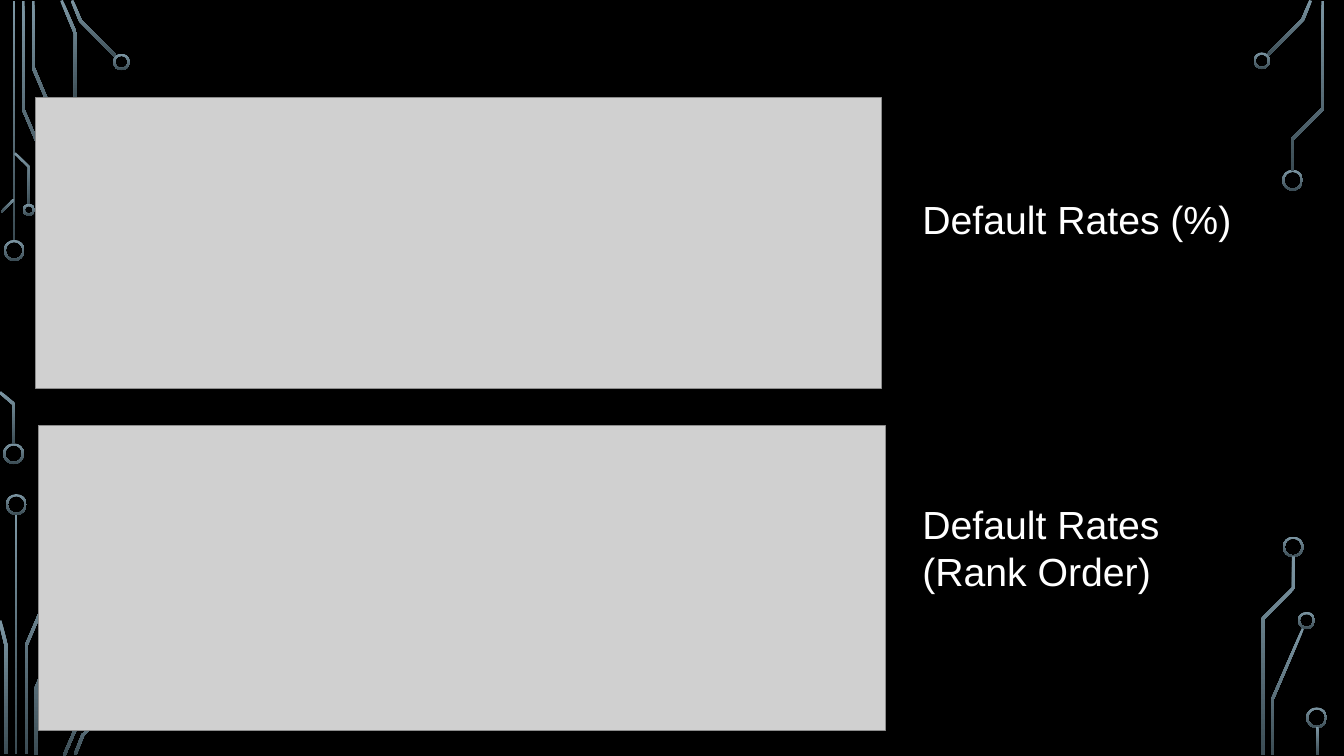
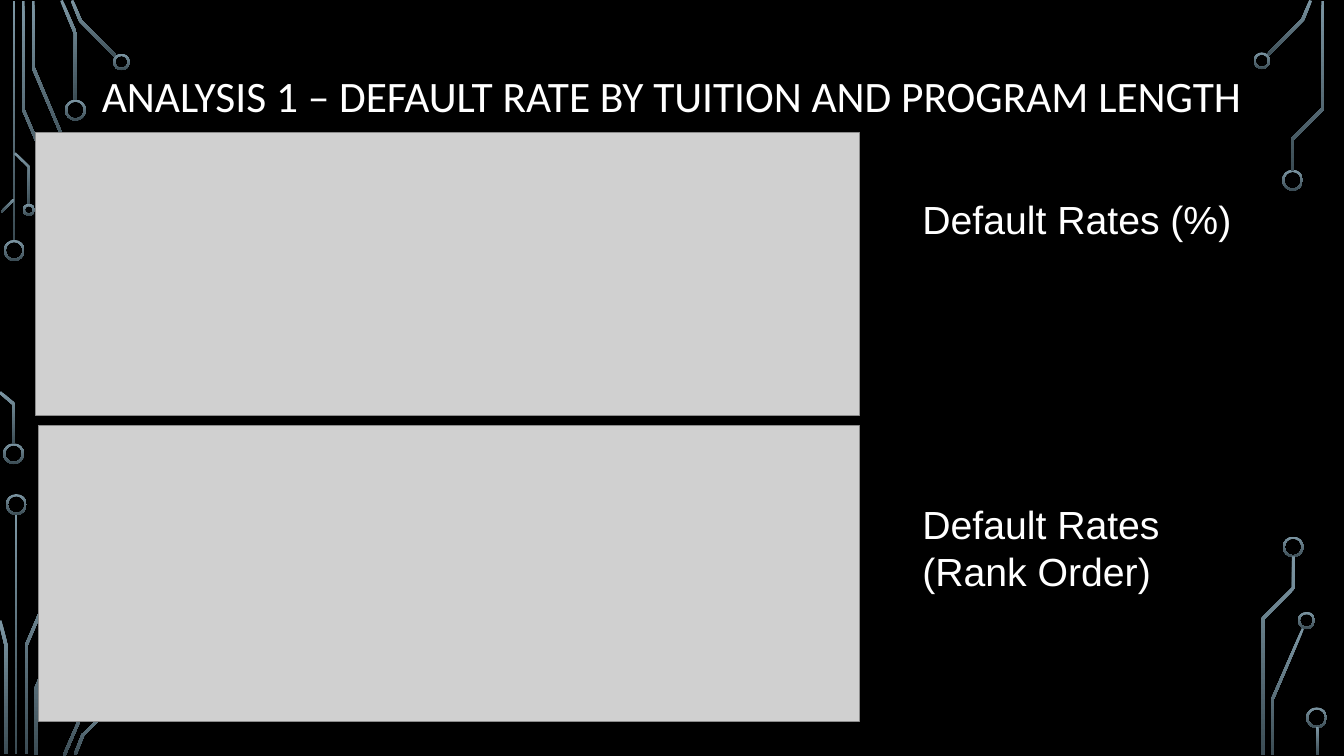
Before and after one commit to matt-pelham/rgang, a slide deck: slide 10 of Default Data Group Project - final version.pptx. Drawn at 1344x756 pixels with LibreOffice and Linux fonts; fonts in the diff are those of the drawing; grey boxes stand for pictures; background and template pictures are left out. Boxes give left, top, right and bottom in pixels: in the first picture for what was removed or moved away, otherwise in the second. Text is boxed around its words. In the diff, an @@ line names an element or a change of style, - is before the commit and + after.

```diff
--- a/Default Data Group Project - final version.pptx
+++ b/Default Data Group Project - final version.pptx
@@ text added at <box>102,84,1241,113</box>, 31 pt, text #FFFFFF @@
+ANALYSIS 1 – DEFAULT RATE BY TUITION AND PROGRAM LENGTH
@@ freeform shape added at <box>65,100,86,121</box>, fill gradient #7C96A3 to #3B4C54 @@
@@ picture: place and size @@
-picture at <box>35,98,881,388</box>
+picture at <box>35,132,860,415</box>
@@ picture: place and size @@
-picture at <box>39,425,886,730</box>
+picture at <box>39,425,860,721</box>
```
Also in this commit, not shown: 15 other slides changed.
